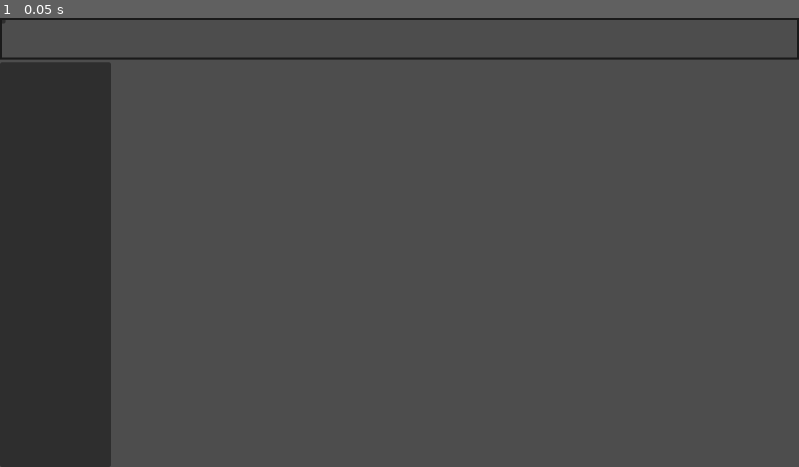
Above: before the commit, frame 1.
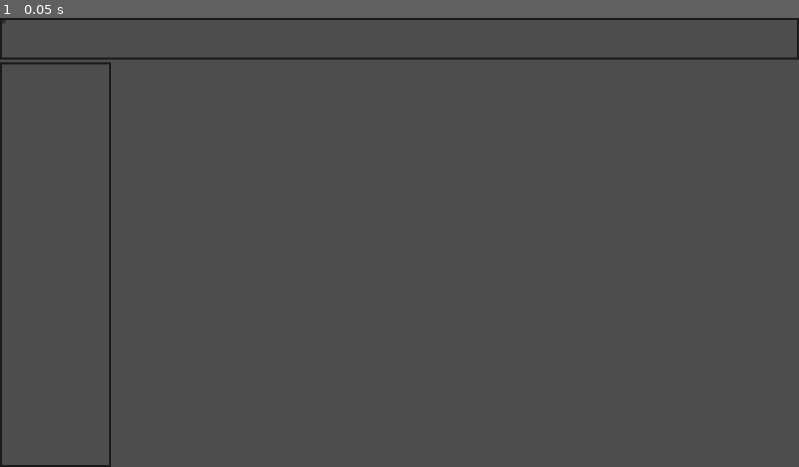
Above: after the commit, the same moment.

Repository: Of-Machines-and-Men/darwin
Game: Godot game, scene res://source/scenes/UI/LabMenu.tscn
The game is run twice, just before and just after one commit, with the same random seed, the same clock (stepped at 60 frames per second) and the same inputs. The project has no main scene, so this scene is started directly.
Inputs:
- Up to frame 1 (0.05 s): no input

The runs differ from the first frame. In frame 1, 12% of the frame differs, in the area x 0-14%, y 9-100%.

Commit message:
more changes

Diff:
--- a/source/entities/goon/goon.tscn
+++ b/source/entities/goon/goon.tscn
@@ -5,6 +5,14 @@
 
 [sub_resource type="CircleShape2D" id="CircleShape2D_tq2t5"]
 radius = 15.0
+
+[sub_resource type="Animation" id="Animation_34s4a"]
+resource_name = "Moving"
+
+[sub_resource type="AnimationLibrary" id="AnimationLibrary_tq2t5"]
+_data = {
+&"Moving": SubResource("Animation_34s4a")
+}
 
 [node name="Goon" type="CharacterBody2D" unique_id=151029855]
 script = ExtResource("1_msii4")
@@ -16,3 +24,6 @@
 [node name="CollisionShape2D" type="CollisionShape2D" parent="." unique_id=560406044]
 position = Vector2(1, 0)
 shape = SubResource("CircleShape2D_tq2t5")
+
+[node name="AnimationPlayer" type="AnimationPlayer" parent="." unique_id=298111040]
+libraries/ = SubResource("AnimationLibrary_tq2t5")
--- a/source/scenes/UI/LabMenu.tscn
+++ b/source/scenes/UI/LabMenu.tscn
@@ -1,6 +1,14 @@
 [gd_scene format=3 uid="uid://bgkkbvit0i1ub"]
 
 [sub_resource type="StyleBoxFlat" id="StyleBoxFlat_vwedq"]
+bg_color = Color(0.6, 0.6, 0.6, 0)
+border_width_left = 3
+border_width_top = 3
+border_width_right = 3
+border_width_bottom = 3
+border_color = Color(0.101960786, 0.101960786, 0.101960786, 1)
+
+[sub_resource type="StyleBoxFlat" id="StyleBoxFlat_e3cr2"]
 bg_color = Color(0.6, 0.6, 0.6, 0)
 border_width_left = 3
 border_width_top = 3
@@ -48,6 +56,7 @@
 [node name="UnitRoster" type="PanelContainer" parent="CanvasLayer/Control/VBoxContainer/ContentRow" unique_id=753458540]
 custom_minimum_size = Vector2(160, 0)
 layout_mode = 2
+theme_override_styles/panel = SubResource("StyleBoxFlat_e3cr2")
 
 [node name="Treadmill" type="Node2D" parent="CanvasLayer/Control/VBoxContainer/ContentRow" unique_id=772069673]
 
